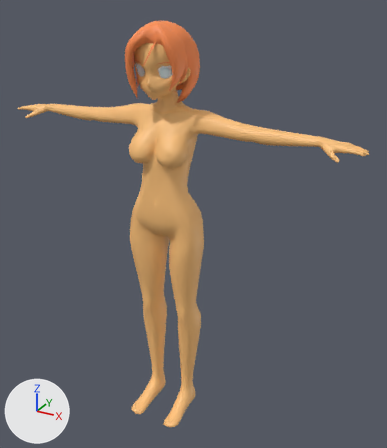
What one commit did to the glTF model assets/models/enemies/zombie_girl.glb.
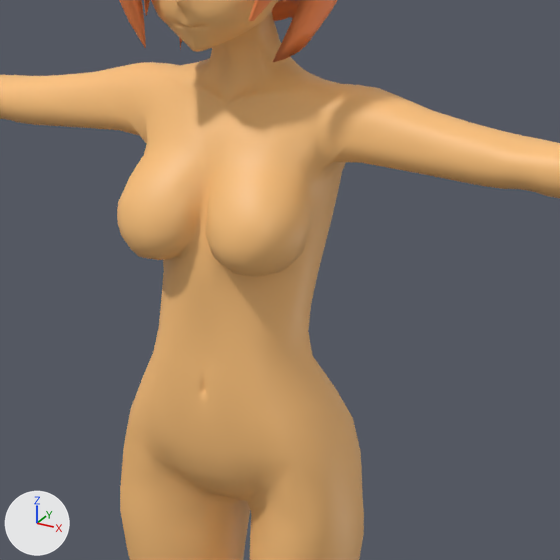
There are two pictures of each version: one whole from a camera (50 mm lens) standing at (0.955, -1.49, 1.596) and looking at (0.083, 0.095, 0.803), one close up on the part from 24% to 68% of the width and 19% to 57% of the height. Every picture has the same lights, and +X, +Y and +Z are marked at lower left. Where no turn or scale is listed for an object, it has been applied to the vertices. Vertices at the same position are counted once.

In view in the first close-up: 'body', 'hairback-04.001', 'hairfront-05_v4'.
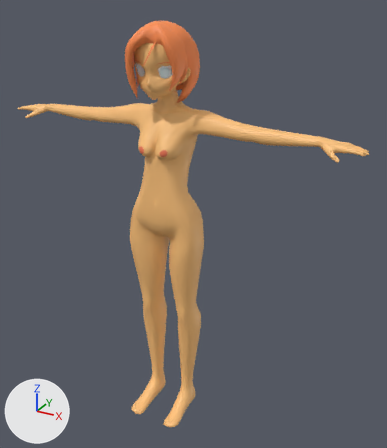
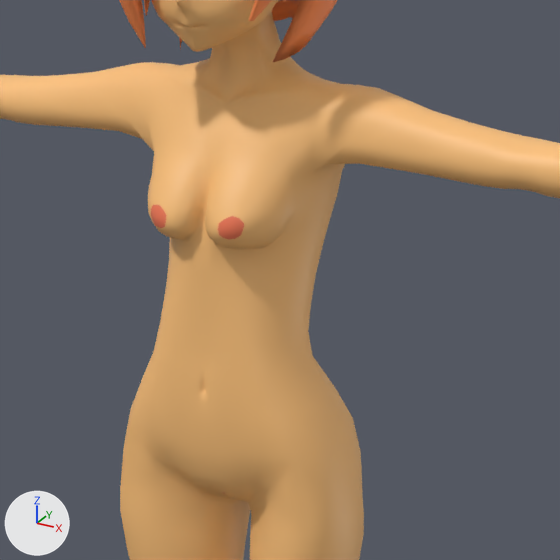
What changed in the scene script:
```text
Add mat_tit:
    mat_tit = principled_material('tit')
    mat_tit.base_color = (0.924, 0.195, 0.093)  # orange #f67a56
Change me_cube_001:
    used by ob_body; location = (0.0, 0.054, 0.0)
    remove me_cube_001.from_pydata(...)  # 4336 vertices, 8252 faces; spans x -0.68..0.68, y -0.164..0.092, z -0.008..1.489
    add me_cube_001.from_pydata(...)  # 4387 vertices, 8354 faces; spans x -0.68..0.68, y -0.164..0.092, z -0.008..1.489
    me_cube_001 part 1: 253 vertices moved from x -0.148..0.148, y -0.108..0.034, z 0.966..1.19 to x -0.146..0.146, y -0.096..0.033, z 0.969..1.188
    me_cube_001 part 2: 24 faces spanning x -0.056..0.056, y -0.096..-0.086, z 1.087..1.11 switch from mat_skin (orange #ffc47c) to mat_tit (orange #f67a56)
```

What differs and where, as boxes [x1, y1, x2, y2] in the close-ups (560 x 560 px; the box of a moved part takes in the faces that stretch with it):
part 1 of me_cube_001, moved or reshaped: [63, 88, 426, 377] in both
part 2 of me_cube_001, recoloured: before [117, 200, 275, 269]; after [151, 205, 244, 239]
